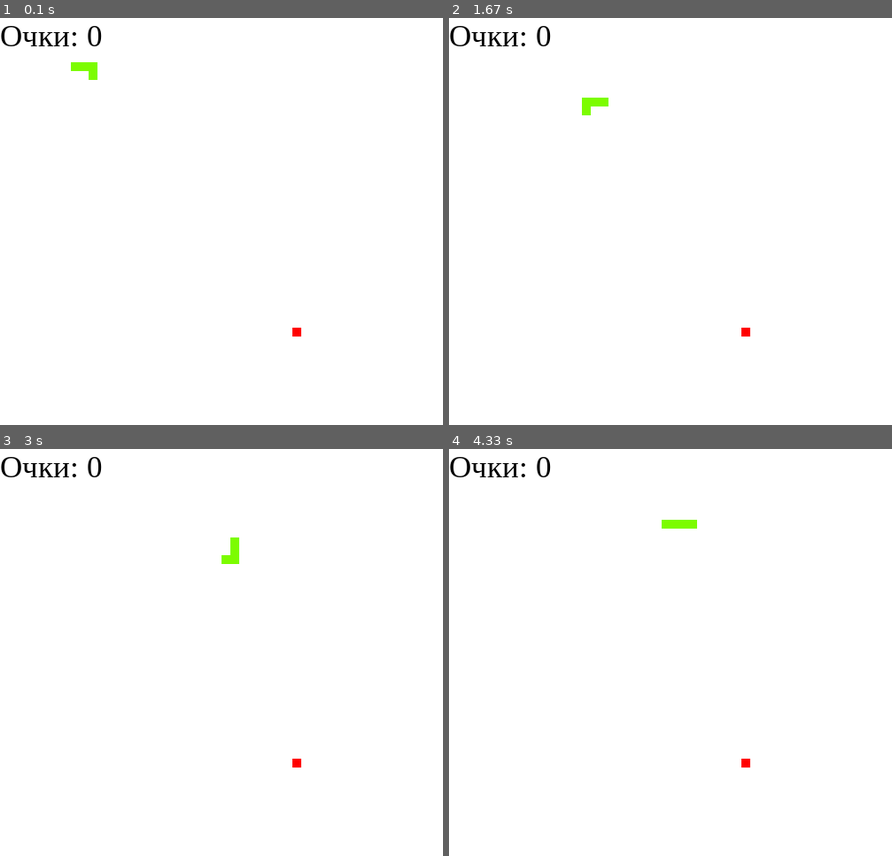
Above: before the commit, frames 1-4 (two rows, left to right).
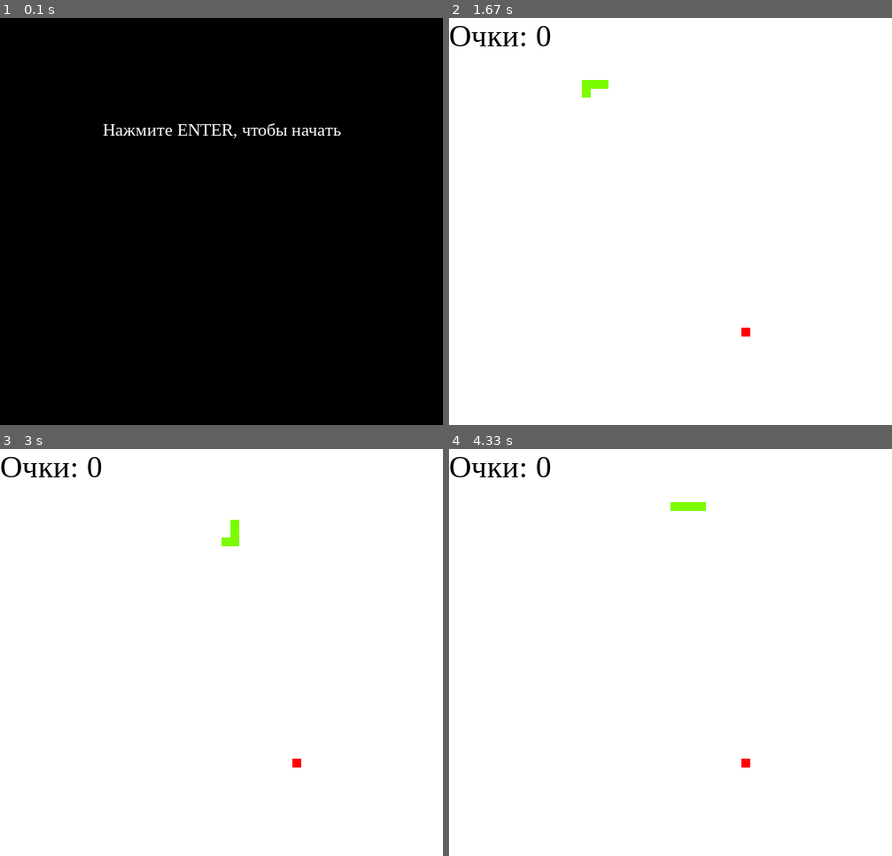
Above: after the commit, the same moments.

Repository: MrGoldSky/Git_yandex
Game: pygame game, started from Project_pygame/Solution.py
The game is run twice, just before and just after one commit, with the same random seed, the same clock (stepped at 60 frames per second) and the same inputs.
Inputs:
- Up to frame 1 (0.1 s): no input
- Up to frame 2 (1.67 s): tap Enter at 0.33 s; hold Right 0.67-1.13 s; hold Up 1.17-1.47 s; hold Right from 1.5 s (still down)
- Up to frame 3 (3 s): release Right at 1.97 s; hold Left 2-2.53 s; hold Down 2.57-2.87 s; hold Left from 2.9 s (still down)
- Up to frame 4 (4.33 s): release Left at 3.3 s; hold Up 3.33-3.7 s; hold Right from 3.73 s (still down)

The runs differ from the first frame. In frame 1, 100% of the frame differs, in the area x 0-100%, y 0-100%; in frame 2, 0.3%; in frame 3, 0.3%; in frame 4, 0.3%.

Commit message:
Добавлено приветственное окно

Diff:
--- a/Project_pygame/Solution.py
+++ b/Project_pygame/Solution.py
@@ -33,7 +33,28 @@
 now_direction = last_direction
 
 score = 0
-game_run = True
+game_run = False
+
+
+def new_game():
+    global game_run
+    game_over_font_style = pygame.font.SysFont("times new roman", 20)
+    game_over_surface = game_over_font_style.render(
+        "Нажмите ENTER, чтобы начать", True, pygame.Color(255, 255, 255)
+    )
+    game_over_rectangle = game_over_surface.get_rect()
+    game_over_rectangle.midtop = (WIDTH / 2, HEIGHT / 4)
+    display_screen.blit(game_over_surface, game_over_rectangle)
+    pygame.display.flip()
+
+    while not game_run:
+        for event in pygame.event.get():
+            if event.type == pygame.QUIT:
+                pygame.quit()
+                quit()
+            if event.type == pygame.KEYDOWN:
+                if event.key == pygame.K_RETURN:
+                    game_run = True
 
 
 def display_score():
@@ -60,11 +81,12 @@
 
 def connect_to_db():
     try:
-        con = sqlite3.connect("Project_pygame//base//db.sqlite")
+        con = sqlite3.connect("Git_yandex/Project_pygame/base/db.sqlite")
         cur = con.cursor()
         return con, cur
-    except BaseException:
+    except BaseException as e:
         print("Ошибка подключения к БД")
+        print(e)
 
 
 def insert_score(score):
@@ -87,6 +109,8 @@
     display_screen = pygame.display.set_mode((WIDTH, HEIGHT))
     pygame.display.set_caption("Змейка")
     game_clock = pygame.time.Clock()
+
+    new_game()
 
     while game_run:
         for event in pygame.event.get():
Binary file changed: Project_pygame/base/db.sqlite
